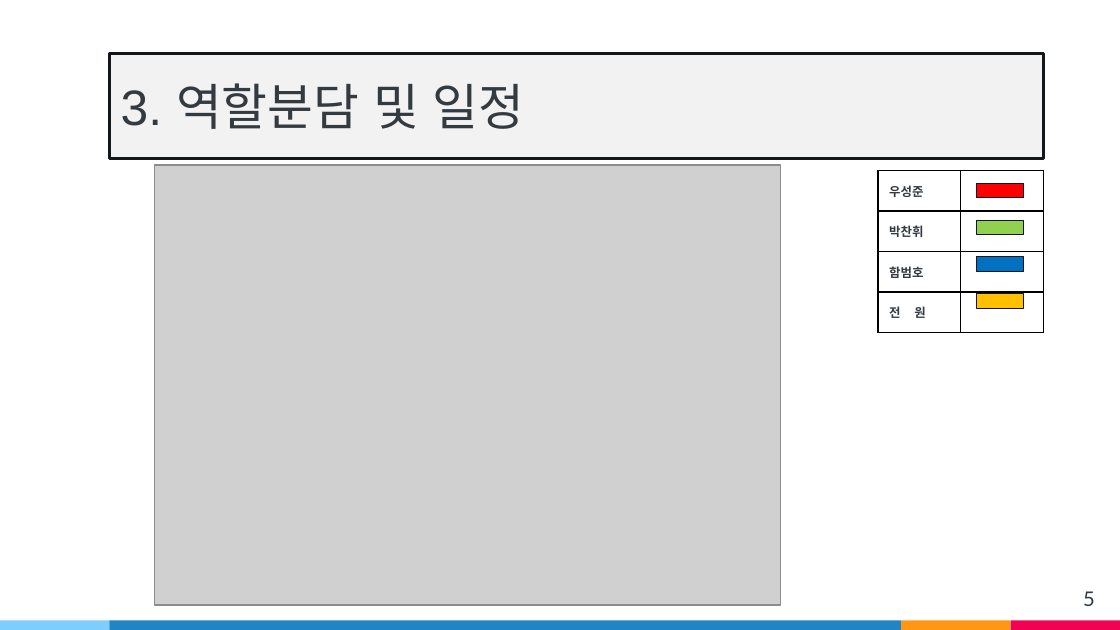
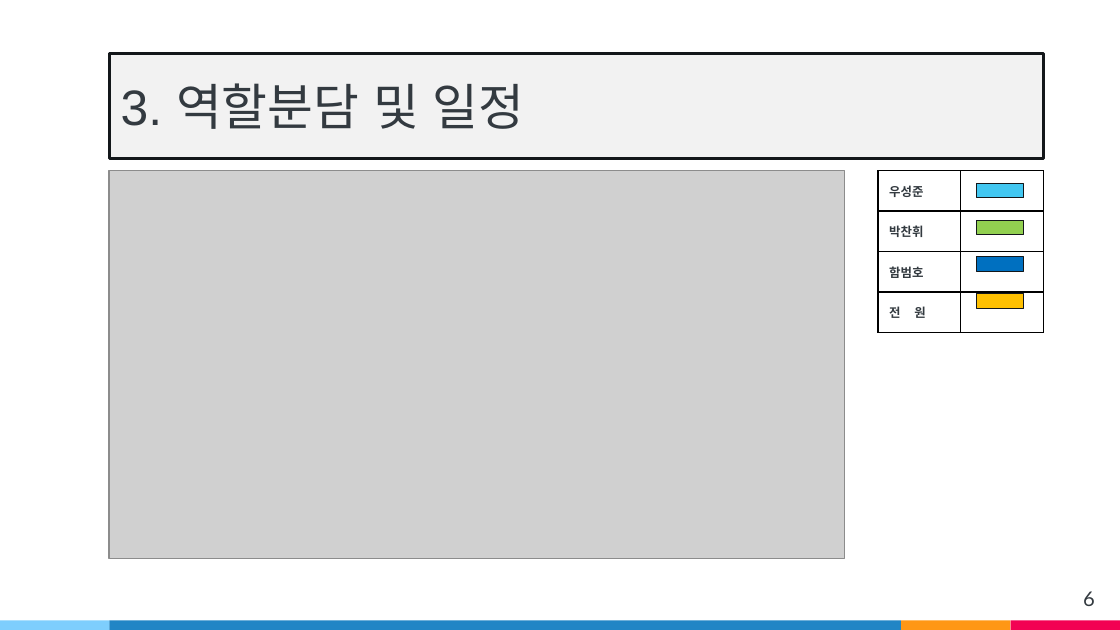
Before and after one commit to wsj2681/Anger_Control_Disoder, a slide deck: slide 6 of Capstone Design/발표자료/중간발표/v3.pptx (slide 5 before the commit). Drawn at 1120x630 pixels with LibreOffice and Linux fonts; fonts in the diff are those of the drawing; grey boxes stand for pictures. Boxes give left, top, right and bottom in pixels: in the first picture for what was removed or moved away, otherwise in the second. Text is boxed around its words. In the diff, an @@ line names an element or a change of style, - is before the commit and + after.

```diff
--- a/Capstone Design/발표자료/중간발표/v3.pptx
+++ b/Capstone Design/발표자료/중간발표/v3.pptx
@@ picture: place and size @@
-picture at [155, 165, 781, 605]
+picture at [109, 170, 844, 558]
@@ rectangle at [977, 184, 1024, 198]: fill #FF0000 to #42C7F1 @@
@@ page number at [1083, 591, 1095, 606]: text changed @@
-5
+6
```
Also in this commit, not shown: 6 other slides changed, 2 other files.
